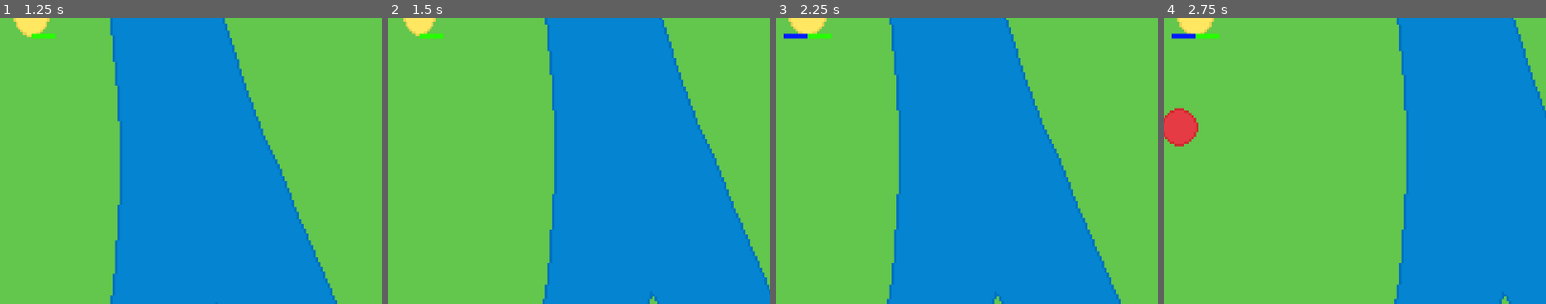
Above: before the commit, frames 1-4 (left to right).
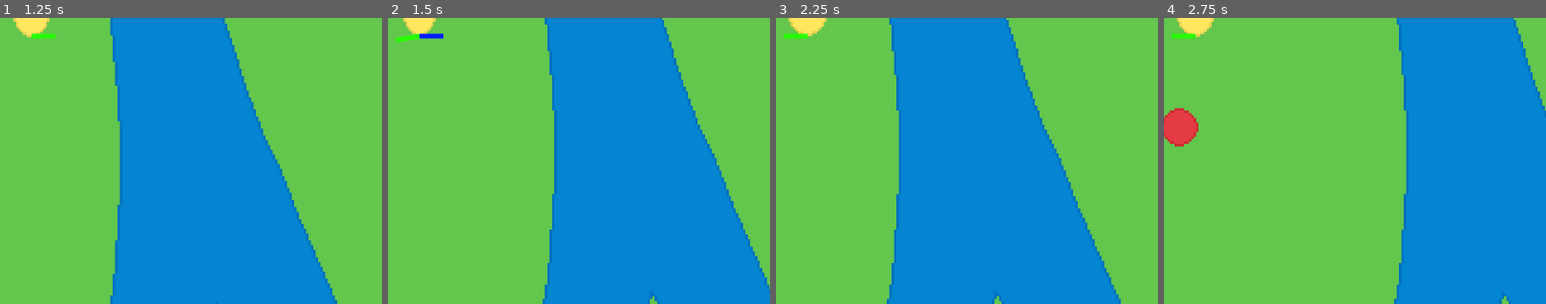
Above: after the commit, the same moments.

Repository: e-Forest/prototype_combat
Game: Godot game, scene res://scn/game.tscn
Two runs of this game, one before a commit and one after it. Both use one fixed random seed, a clock stepped at 60 frames per second and the inputs below.
Inputs (mouse positions are % of the whole screen's width and height, from its top left):
- Up to frame 1 (1.25 s): tap Enter at 0.5 s; move the mouse to (72, 45) at 0.52 s; press the mouse at (72, 45) at 0.53 s; hold D (east) from 0.53 s (still down); tap W (north) at 0.77 s
- Up to frame 2 (1.5 s): keep holding D (east); move the mouse to (30, 55) at 1.27 s; release the mouse at (30, 55) at 1.28 s; click (30, 55) at 1.35 s
- Up to frame 3 (2.25 s): tap W (north) at 1.52 s; move the mouse to (60, 28) at 2.02 s; release D (east) at 2.03 s; press the mouse at (60, 28) at 2.03 s; hold A (west) from 2.03 s (still down)
- Up to frame 4 (2.75 s): keep holding A (west)
The pictures show only the part of the screen within x 46-96%, y 47-97%; the shares and areas given below are measured in that part.

Frame 1 is identical in both runs. In frame 2, 0.2% of the frame differs, in the area x 2-15%, y 5-9%; in frame 3, 0.2%, in the area x 2-15%, y 5-8%; in frame 4, 0.2%.

Commit message:
lookpointer funktioniert

Diff:
--- a/project.godot
+++ b/project.godot
@@ -10,7 +10,7 @@
 
 _global_script_classes=[{
 "base": "CharacterBody2D",
-"class": &"Creature",
+"class": &"Player",
 "language": &"GDScript",
 "path": "res://src/player.gd"
 }, {
@@ -20,7 +20,7 @@
 "path": "res://src/StateMachine.gd"
 }]
 _global_script_class_icons={
-"Creature": "",
+"Player": "",
 "StateMachine": ""
 }
 
@@ -33,8 +33,9 @@
 
 [autoload]
 
-PlayerInput="*res://src/player_input.gd"
-States="*res://src/States.gd"
+PlayerInput="*res://src/Autoload/player_input.gd"
+States="*res://src/Autoload/_states.gd"
+Helper="*res://src/Autoload/helper.gd"
 
 [display]
 
--- a/scn/player.tscn
+++ b/scn/player.tscn
@@ -119,11 +119,11 @@
 wait_time = 0.4
 one_shot = true
 
+[node name="AttackRay" type="RayCast2D" parent="."]
+
 [node name="DebugState" type="Label" parent="."]
 offset_left = -24.0
 offset_top = -40.0
 offset_right = 34.0
 offset_bottom = -14.0
 text = "<state>"
-
-[node name="AttackRay" type="RayCast2D" parent="."]
--- /dev/null
+++ b/src/Autoload/helper.gd
@@ -0,0 +1,7 @@
+extends Node
+
+func angle_dif(from : float, to : float)->float:
+	var ret = fposmod(to - from, TAU)
+	if ret > PI:
+		ret -= TAU
+	return ret
--- a/src/player.gd
+++ b/src/player.gd
@@ -1,4 +1,4 @@
-class_name Creature extends CharacterBody2D
+class_name Player extends CharacterBody2D
 
 var move_dir:Vector2
 var look_dir:Vector2
@@ -8,6 +8,7 @@
 var attack_range:float = 50.0
 
 var speed:float = 100.0
+
 
 @onready var move_dir_pointer = $MoveDirPointer as Line2D
 @onready var look_dir_pointer = $LookDirPointer as Line2D
@@ -29,18 +30,22 @@
 func _process(delta):
 	match state_machine.current_state:
 		States.Player.idle:
+			if PlayerInput.get_move_vector()!=Vector2.ZERO:
+				state_machine.current_state = States.Player.run
 			update_movement()
 			update_aimpointer()
-			if PlayerInput.get_move_vector()!=Vector2.ZERO:
-				state_machine.current_state = States.Player.run
+#			update_lookpointer(PlayerInput.get_move_vector())
 		States.Player.run:
 			update_movement()
 			update_aimpointer()
+			update_lookpointer(PlayerInput.get_move_vector())
 			if PlayerInput.get_move_vector()==Vector2.ZERO:
 				state_machine.current_state = States.Player.idle
+#			print(str(PlayerInput.get_move_vector()))
 		States.Player.attack:
 			update_attack_movement()
 			update_aimpointer()
+			update_lookpointer(attack_end_pos-position)
 			if is_move_in_aim_direction() and (attack_timer.time_left < attack_timer.wait_time/2):
 				state_machine.current_state = States.Player.idle
 
@@ -63,6 +68,14 @@
 	move_and_slide()
 
 
+func update_lookpointer(local_pos:Vector2):
+	if local_pos == Vector2.ZERO:
+		return
+	var dir = local_pos.normalized()
+	look_dir_pointer.set_point_position(0,Vector2.ZERO)
+	look_dir_pointer.set_point_position(1,dir*10)
+
+
 func update_aimpointer():
 	var target_pos = PlayerInput.get_delta_hold().normalized()*attack_range
 	attack_ray.target_position = target_pos
@@ -77,7 +90,7 @@
 	if not PlayerInput.get_move_vector()==Vector2.ZERO:
 		var aim_angle = PlayerInput.get_delta_end().angle()
 		var move_input_angle = PlayerInput.get_move_vector().angle()
-		var angle_delta = angle_dif(aim_angle, move_input_angle)
+		var angle_delta = Helper.angle_dif(aim_angle, move_input_angle)
 		ret = abs(angle_delta) < PI/3
 	return ret
 
@@ -98,10 +111,3 @@
 	attack_start_pos = position
 	attack_end_pos = position + aim_dir_pointer.get_point_position(1)
 	attack_timer.start()
-
-
-func angle_dif(from : float, to : float)->float:
-	var ret = fposmod(to - from, TAU)
-	if ret > PI:
-		ret -= TAU
-	return ret
Renamed: src/States.gd -> src/Autoload/_states.gd
Renamed: src/player_input.gd -> src/Autoload/player_input.gd
